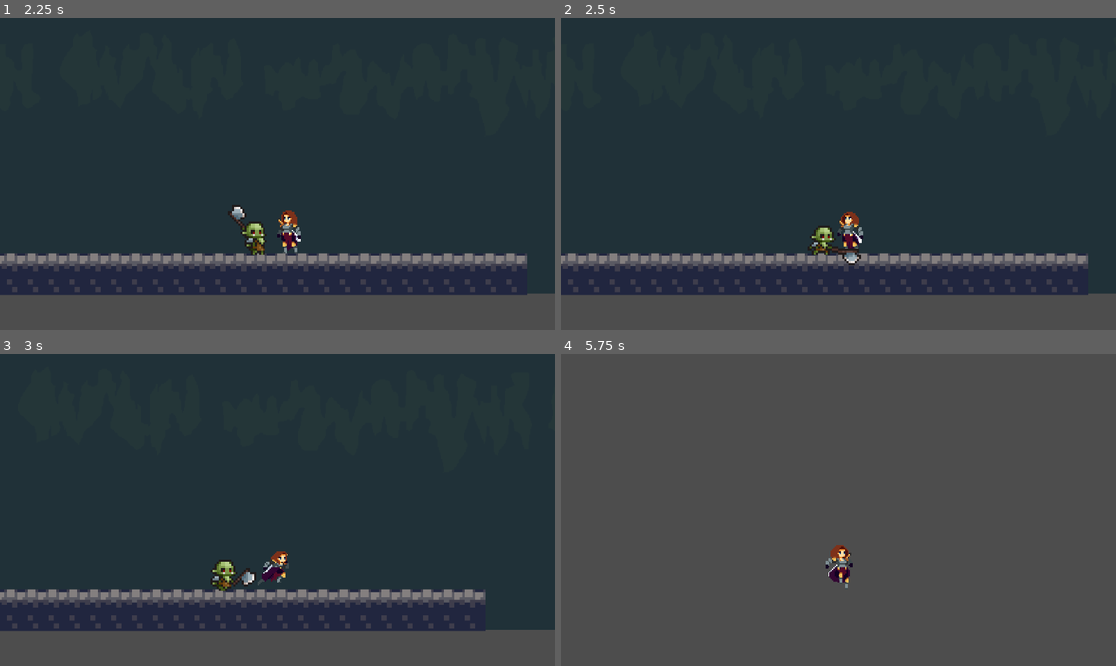
Above: before the commit, frames 1-4 (two rows, left to right).
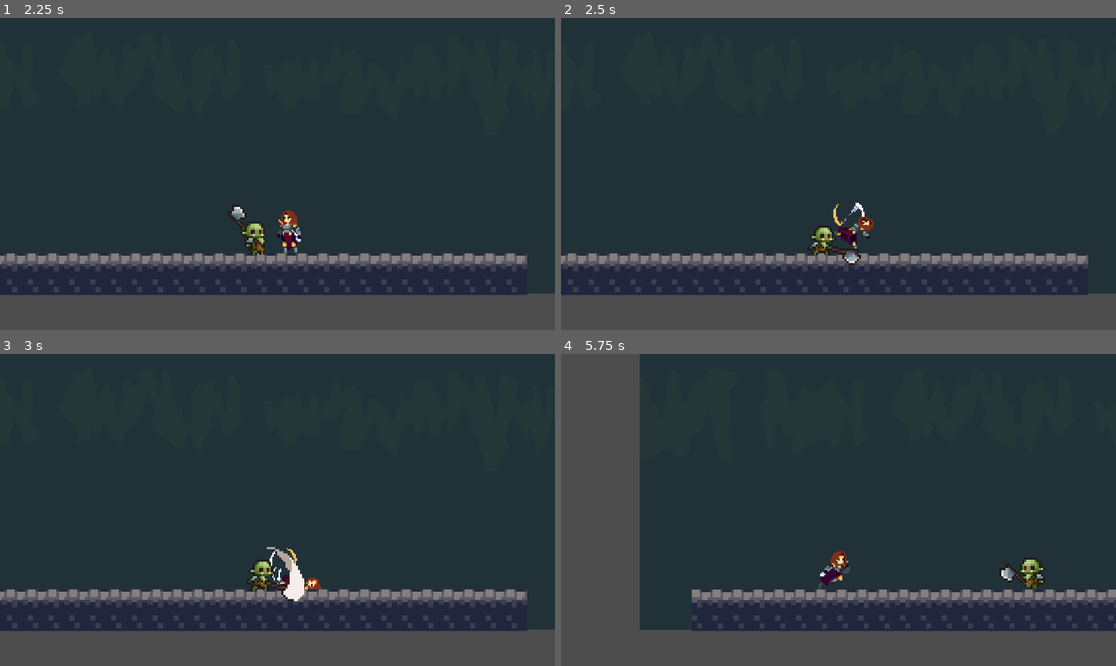
Above: after the commit, the same moments.

Repository: FakhriRyu/Game-Into-The-Light
Game: Godot game, scene res://scenes/level/level_1.tscn
The game is run twice, just before and just after one commit, with the same random seed, the same clock (stepped at 60 frames per second) and the same inputs.
Inputs:
- Up to frame 1 (2.25 s): hold D (move_right) 0.53-2.03 s; tap Space (jump) at 0.77, 1.52 s; hold A (move_left) from 2.03 s (still down)
- Up to frame 2 (2.5 s): keep holding A (move_left)
- Up to frame 3 (3 s): release A (move_left) at 2.78 s; hold D (move_right) from 2.78 s (still down)
- Up to frame 4 (5.75 s): tap Space (jump) at 3.02, 3.77, 4.52 s; release D (move_right) at 4.28 s; hold A (move_left) 4.28-5.03 s; hold D (move_right) from 5.03 s (still down)

Frame 1 is identical in both runs. In frame 2, 0.6% of the frame differs, in the area x 49-57%, y 59-74%; in frame 3, 2.1%; in frame 4, 73%, in the area x 14-100%, y 0-89%.

Commit message:
adjusting animation and attack damage

Diff:
--- a/scenes/enemies/orc.tscn
+++ b/scenes/enemies/orc.tscn
@@ -259,6 +259,7 @@
 shape = SubResource("RectangleShape2D_hbdu5")
 
 [node name="AttackTimer" type="Timer" parent="."]
+wait_time = 0.16
 
 [connection signal="body_entered" from="DetectionArea" to="." method="_on_detection_area_body_entered"]
 [connection signal="body_exited" from="DetectionArea" to="." method="_on_detection_area_body_exited"]
--- a/scripts/enemies/orc.gd
+++ b/scripts/enemies/orc.gd
@@ -70,7 +70,7 @@
 func state_attack(_delta):
 	if target == null or (target.has_method("is_dead") and target.is_dead):
 		$AttackTimer.stop()
-		change_state(State.PATROL)
+		change_state(State.IDLE)
 		return
 
 	velocity.x = 0
--- a/scripts/player.gd
+++ b/scripts/player.gd
@@ -9,9 +9,11 @@
 # Tambahan: health
 var health := 30
 var is_dead := false
+var spawn_point: Vector2
 
 func _ready():
 	add_to_group("player")
+	spawn_point = global_position
 
 func _physics_process(delta: float) -> void:
 	# Gravity
@@ -55,6 +57,19 @@
 		die()
 
 func die():
+	is_dead = true
 	print("Player mati!")
 	anim_player.play("dead")
-	set_physics_process(false)  # disable input dan physics sementara
+	set_physics_process(false)  # stop physics & input
+
+	# Tunggu 2 detik lalu respawn
+	var timer := get_tree().create_timer(2.0)
+	timer.timeout.connect(respawn)
+
+
+func respawn():
+	global_position = spawn_point
+	health = 30
+	is_dead = false
+	set_physics_process(true)
+	print("Player respawn di: ", spawn_point)
